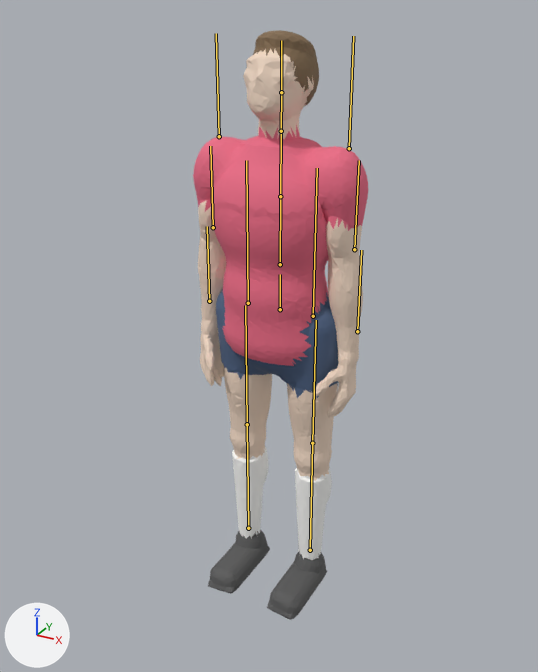
The glTF model arena-fc/Data/models/soccer_player.glb, before and after one commit.
Before and after are seen from a camera (50 mm lens) standing at (0.982, -1.856, 1.824) and looking at (0.057, -0.173, 0.982). The axes (+X, +Y, +Z) are drawn at lower left. The lights are the same throughout. The picture after the commit comes second. The bones that change, and the others that lie on the model, are drawn over the model as lines.

Objects in the first picture: 'arena_soccer_mesh'.
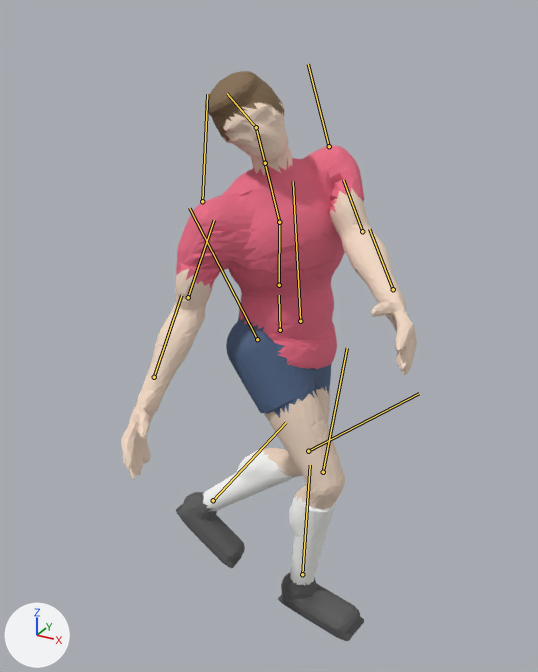
The newer file adds an action. The first version stands in its rest pose; the second is drawn at frame 27 of the action 'soccer_mocap_kick_b'.

Where the change shows, as pixel boxes [x1, y1, x2, y2] in the pictures (538 x 672 px):
'arena_soccer_mesh', posed (69% wider)
    before: [193, 30, 368, 620]
    after: [121, 71, 417, 641]
bone 'Hips', root to tip
    before: (280, 309) to (280, 274)
    after: (280, 330) to (279, 295)
bone 'Spine', root to tip
    before: (280, 264) to (280, 196)
    after: (279, 285) to (279, 222)
bone 'Chest', root to tip
    before: (280, 196) to (281, 131)
    after: (279, 222) to (265, 163)
bone 'Head', root to tip
    before: (281, 92) to (281, 40)
    after: (256, 127) to (227, 93)
bone 'LUpperArm', root to tip
    before: (219, 136) to (216, 33)
    after: (202, 201) to (207, 94)
bone 'LForearm', root to tip
    before: (213, 227) to (210, 146)
    after: (188, 297) to (214, 220)
bone 'RUpperArm', root to tip
    before: (349, 148) to (353, 36)
    after: (329, 146) to (308, 64)
bone 'RForearm', root to tip
    before: (354, 249) to (359, 160)
    after: (362, 231) to (343, 180)
bone 'LThigh', root to tip
    before: (248, 303) to (246, 160)
    after: (257, 339) to (189, 208)
bone 'LShin', root to tip
    before: (247, 424) to (245, 305)
    after: (323, 472) to (347, 348)
bone 'LFoot', root to tip
    before: (248, 528) to (247, 424)
    after: (302, 574) to (310, 465)
bone 'RThigh', root to tip
    before: (313, 316) to (317, 168)
    after: (300, 321) to (293, 181)
bone 'RShin', root to tip
    before: (312, 443) to (316, 320)
    after: (308, 451) to (419, 393)
bone 'RFoot', root to tip
    before: (310, 550) to (312, 443)
    after: (213, 500) to (286, 422)

What the commit changed:
Bone 'Hips' (bone_hips) moves from (0.0, 0.0, 0.0) to (0.0, -0.068, 0.0).
Bone 'Hips' (bone_hips) turns from (0, 0, 0) to (-27, 81, -23) degrees about its own x, y and z.
Bone 'Spine' (bone_spine) turns from (0, 0, 0) to (10, -20, 6) degrees about its own x, y and z.
Bone 'Chest' (bone_chest) turns from (0, 0, 0) to (-5, -5, 14) degrees about its own x, y and z.
Bone 'Head' (bone_head) turns from (0, 0, 0) to (6, -29, 24) degrees about its own x, y and z.
Bone 'LUpperArm' (bone_lupperarm) turns from (0, 0, 0) to (-8, -49, -17) degrees about its own x, y and z.
Bone 'LForearm' (bone_lforearm) turns from (0, 0, 0) to (-35, 3, -2) degrees about its own x, y and z.
Bone 'RUpperArm' (bone_rupperarm) turns from (0, 0, 0) to (-48, -23, -1) degrees about its own x, y and z.
Bone 'RForearm' (bone_rforearm) turns from (0, 0, 0) to (-28, -2, 2) degrees about its own x, y and z.
Bone 'LThigh' (bone_lthigh) turns from (0, 0, 0) to (-30, -1, 4) degrees about its own x, y and z.
Bone 'LShin' (bone_lshin) turns from (0, 0, 0) to (43, 0, -1) degrees about its own x, y and z.
Bone 'LFoot' (bone_lfoot) turns from (0, 0, 0) to (-6, 0, 0) degrees about its own x, y and z.
Bone 'RThigh' (bone_rthigh) turns from (0, 0, 0) to (-7, 15, -7) degrees about its own x, y and z.
Bone 'RShin' (bone_rshin) turns from (0, 0, 0) to (60, 0, 1) degrees about its own x, y and z.
Bone 'RFoot' (bone_rfoot) turns from (0, 0, 0) to (-16, 0, 0) degrees about its own x, y and z.
